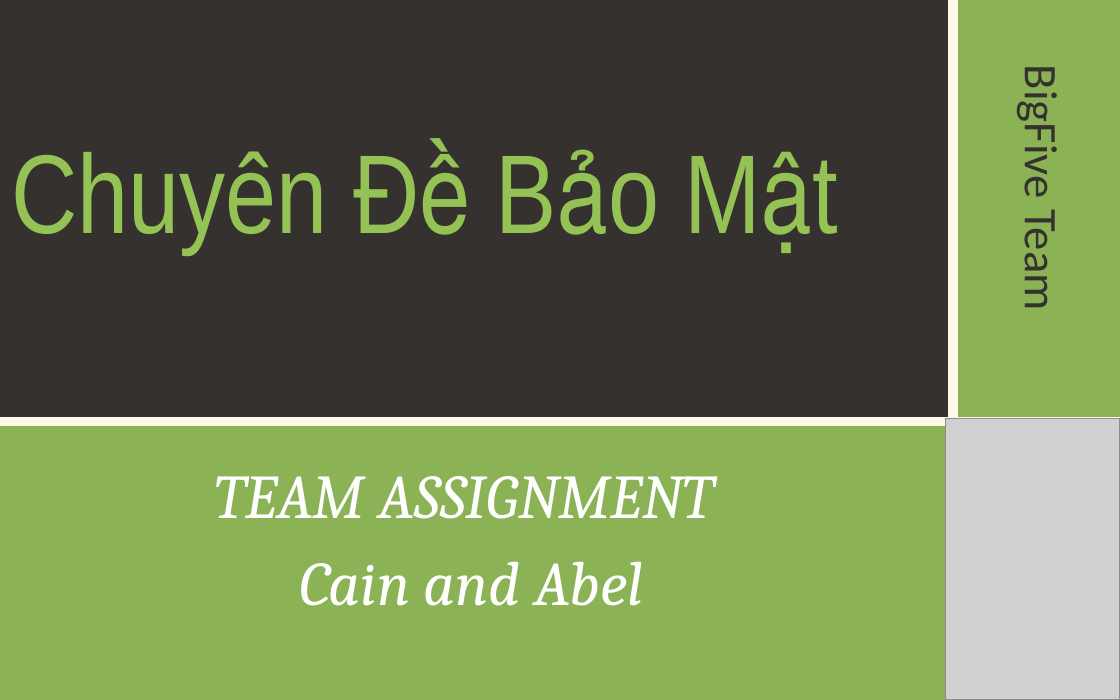
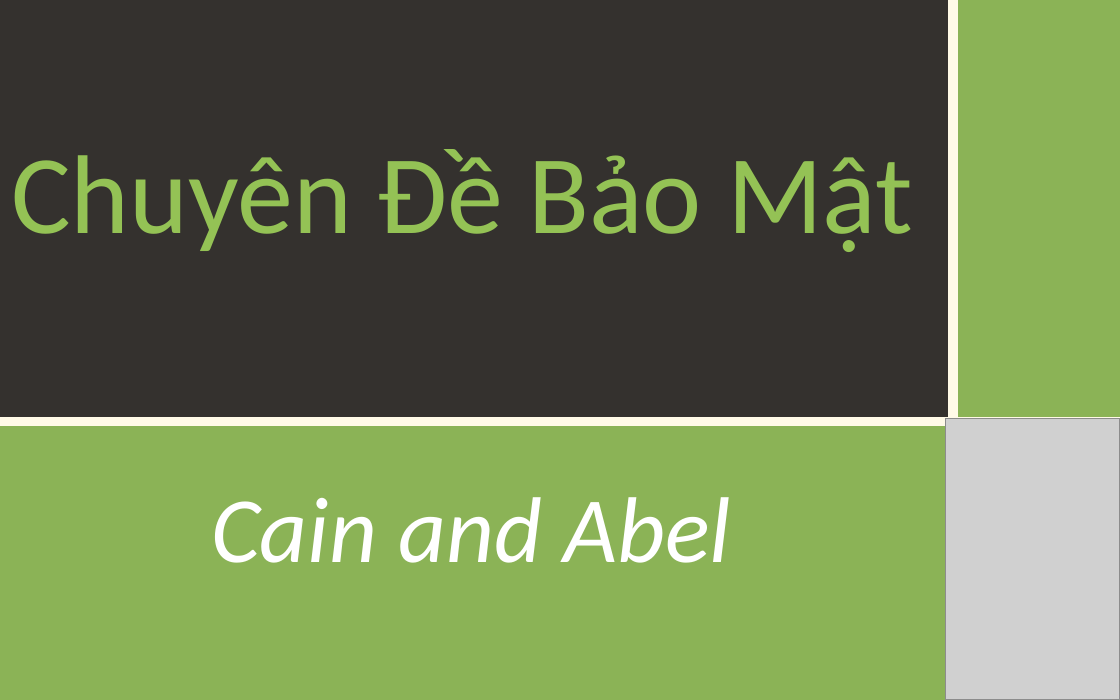
Before and after one commit to daotk/cdkpt, a slide deck: slide 1 of CDBM/Team Assignment 01/Team02.pptx. Drawn at 1120x700 pixels with LibreOffice and Linux fonts; fonts in the diff are those of the drawing; grey boxes stand for pictures; background and template pictures are left out. Boxes give left, top, right and bottom in pixels: in the first picture for what was removed or moved away, otherwise in the second. Text is boxed around its words. In the diff, an @@ line names an element or a change of style, - is before the commit and + after.

```diff
--- a/CDBM/Team Assignment 01/Team02.pptx
+++ b/CDBM/Team Assignment 01/Team02.pptx
@@ title "Chuyên Đề Bảo Mật" at (11, 149, 913, 252): font Arial Narrow to Calibri @@
@@ text removed at (1012, 78, 1069, 307) @@
-BigFive Team
@@ subtitle at (215, 476, 715, 519): paragraph removed @@
-TEAM ASSIGNMENT
@@ subtitle "Cain and Abel" at (211, 497, 731, 563): size 40 to 60 pt, font Cambria to Calibri; more space between paragraphs @@
```
Also in this commit, not shown: 2 other slides changed, 15 slides added, 3 slides removed.
